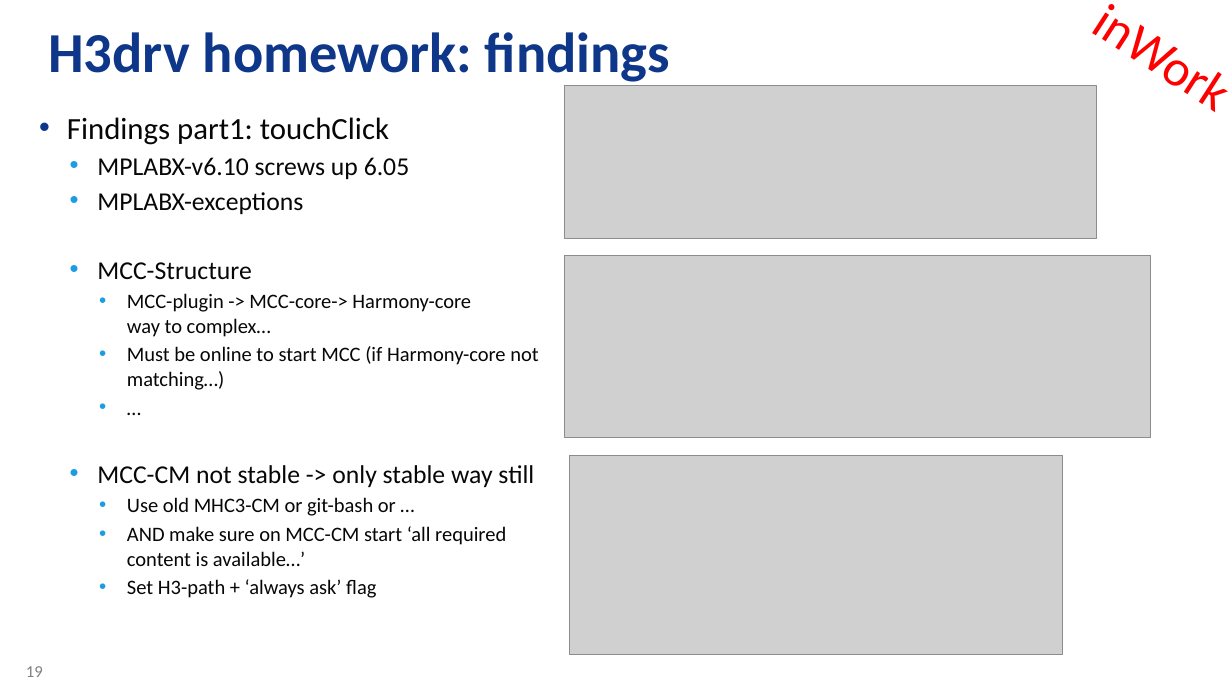
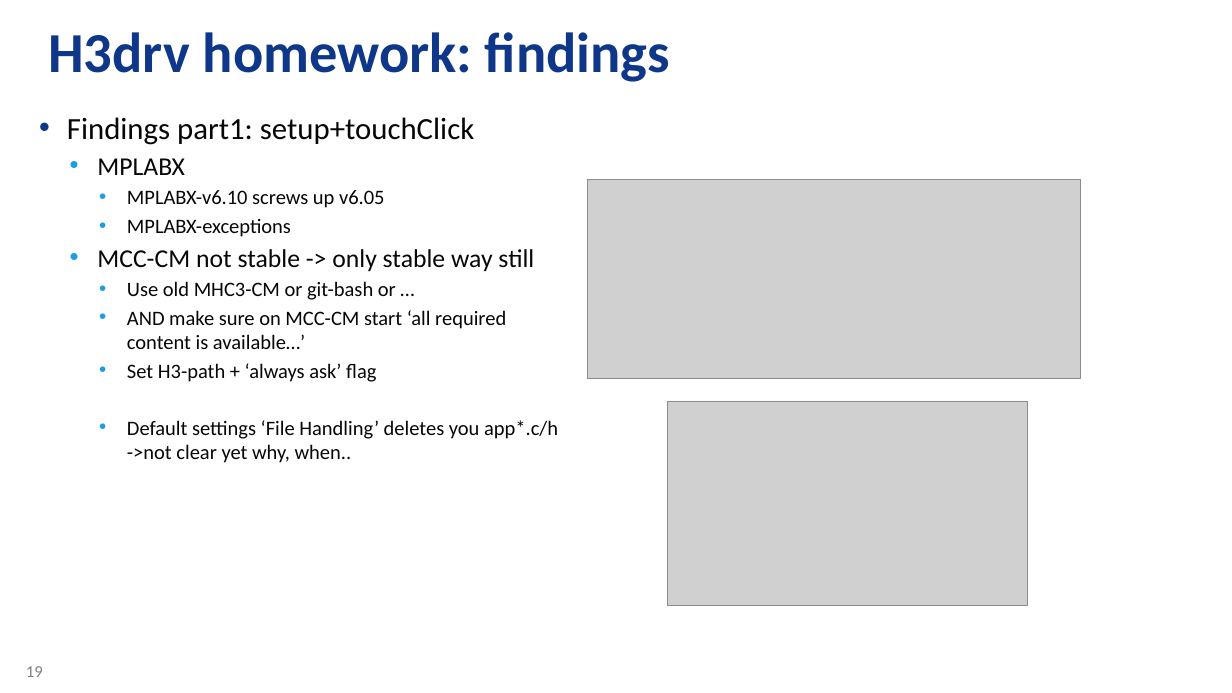
Before and after one commit to stefanluethin-microchip/h3_touch_samc21, a slide deck: slide 19 of H3drvHome_RZ-SL_C21_touch.pptx. Drawn at 1232x693 pixels with LibreOffice and Linux fonts; fonts in the diff are those of the drawing; grey boxes stand for pictures; background and template pictures are left out. Boxes give left, top, right and bottom in pixels: in the first picture for what was removed or moved away, otherwise in the second. Text is boxed around its words. In the diff, an @@ line names an element or a change of style, - is before the commit and + after.

```diff
--- a/H3drvHome_RZ-SL_C21_touch.pptx
+++ b/H3drvHome_RZ-SL_C21_touch.pptx
@@ text removed at <box>1063,0,1232,138</box> @@
-inWork
@@ picture removed at <box>565,86,1096,238</box> @@
@@ text at <box>67,117,474,208</box>: text changed @@
-• Findings part1: touchClick
-  • MPLABX-v6.10 screws up 6.05
+• Findings part1: setup+touchClick
+  • MPLABX
+    • MPLABX-v6.10 screws up v6.05
@@ picture: place and size @@
-picture at <box>569,456,1063,654</box>
+picture at <box>587,180,1080,379</box>
@@ text at <box>127,219,291,237</box>: size 20 to 16 pt in "MPLABX-exceptions"; list level 2 to 3 in "MPLABX-exceptions" @@
@@ text at <box>97,262,538,390</box>: paragraphs removed @@
-  • MCC-Structure
-    • MCC-plugin -> MCC-core-> Harmony-core
-      way to complex…
-    • Must be online to start MCC (if Harmony-core not
-      matching…)
-    • …
@@ picture removed at <box>565,256,1151,438</box> @@
@@ picture added at <box>667,402,1028,605</box> @@
@@ text at <box>127,420,558,463</box>: paragraph added @@
+    • Default settings ‘File Handling’ deletes you app*.c/h
+      ->not clear yet why, when..
```
Also in this commit, not shown: 15 other slides changed, 3 slides added, 2 slides removed.
